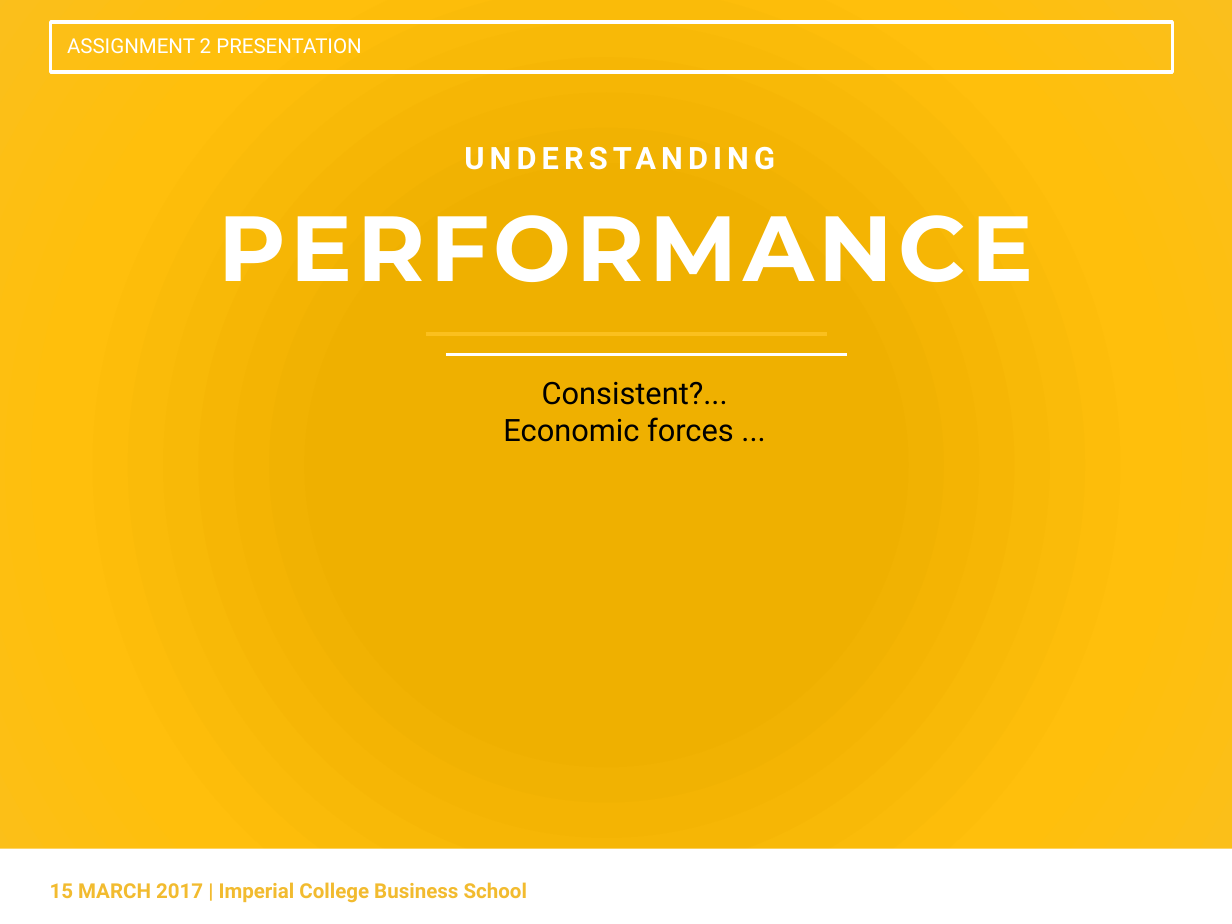
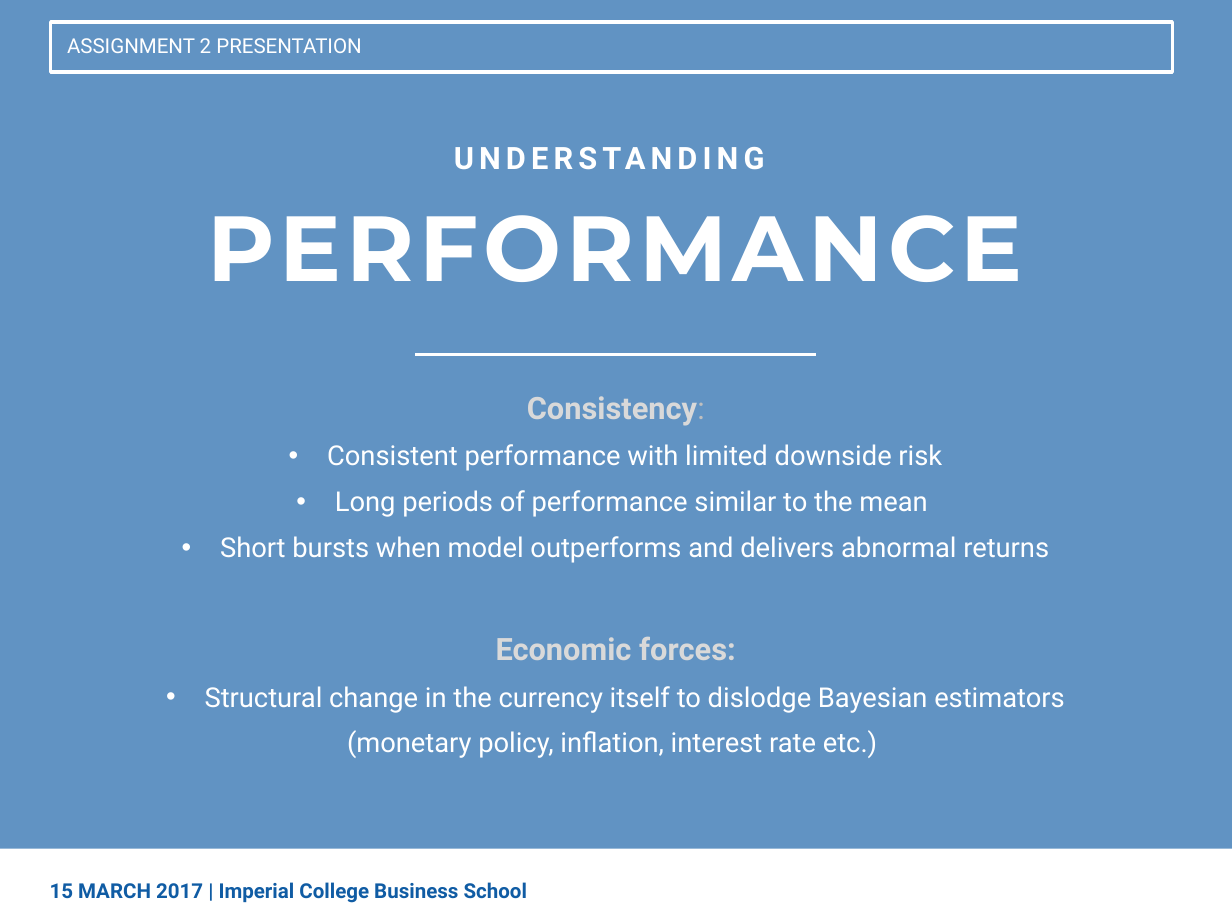
Before and after one commit to siowmeng/bigdatafinance, a slide deck: slide 10 of Presentation.pptx. Drawn at 1232x924 pixels with LibreOffice and Linux fonts; fonts in the diff are those of the drawing. Boxes give left, top, right and bottom in pixels: in the first picture for what was removed or moved away, otherwise in the second. Text is boxed around its words. In the diff, an @@ line names an element or a change of style, - is before the commit and + after.

```diff
--- a/Presentation.pptx
+++ b/Presentation.pptx
@@ rectangle at bbox=[0, 0, 1232, 924]: fill gradient #F1B000 to #FFBF0D to #FBC01E to #105CA4 at 66% opacity @@
@@ rectangle removed at bbox=[0, 0, 1232, 49] @@
@@ rectangle added at bbox=[0, 0, 1232, 69], fill #FFFFFF @@
@@ text "UNDERSTANDING": place and size @@
-text "UNDERSTANDING" at bbox=[409, 133, 844, 182]
+text "UNDERSTANDING" at bbox=[398, 133, 833, 182]
@@ text "PERFORMANCE": place and size @@
-text "PERFORMANCE" at bbox=[218, 215, 1033, 282]
+text "PERFORMANCE" at bbox=[208, 215, 1023, 282]
@@ line moved from (446, 355) - (848, 355) to (415, 355) - (817, 355) @@
@@ line removed from (425, 334) to (827, 334) @@
@@ text at bbox=[205, 396, 1064, 758]: text changed; size 18 to 16 pt; text colour #000000 to #FFFFFF @@
-Consistent?...
-Economic forces ...
+Consistency:
+• Consistent performance with limited downside risk
+• Long periods of performance similar to the mean
+• Short bursts when model outperforms and delivers abnormal returns
+Economic forces:
+• Structural change in the currency itself to dislodge Bayesian estimators
+(monetary policy, inflation, interest rate etc.)
@@ text "15 MARCH 2017 | Imperial ..." at bbox=[50, 882, 527, 903]: text colour #F2BB2F to #105CA4 @@
```
Also in this commit, not shown: 9 other slides changed, 1 slide removed.
